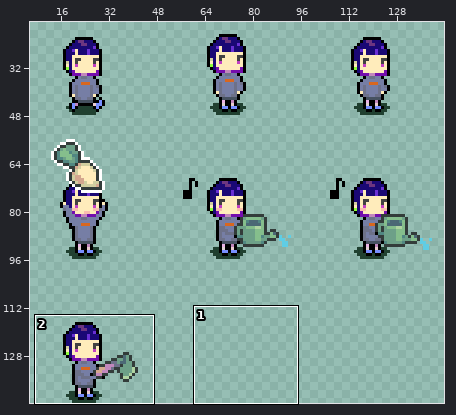
Sprite sheet: scene/Player/player.png. The picture above shows the old version from afar; the outline marks the close-up.
Close-up. Old version:
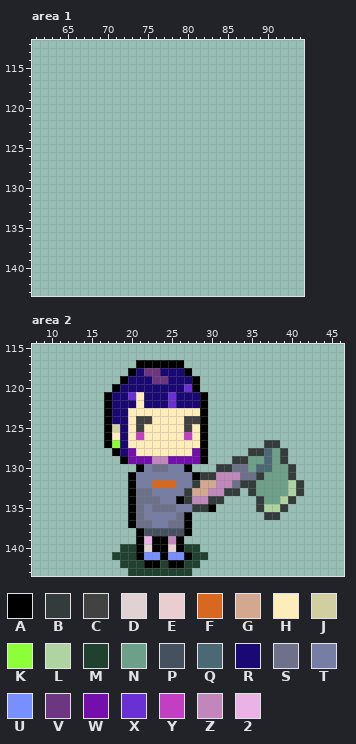
The file is 144x144 pixels. Shown: area 1: x 61..94, y 112..143; area 2: x 8..46, y 115..143. The wide view leaves out empty margins. The commit also changed other parts of the picture, which this record leaves out.
Palette (. is transparent): A #000000  B #333c3a  C #434242  D #e0d1d3  E #e9cdcf  F #d8671f  G #d4a78f  H #ffecbb  J #d1cea0  K #8dff39  L #afd3a1  M #204030  N #6da088  P #465160  Q #4b6875  R #1a0875  S #6d7189  T #767ea5  U #788fff  V #6d3680  W #740ead  X #6a30d4  Y #c23fc4  Z #c187bc  2 #eab3e5
Pixels before, area 2, first column x 17:
117 ....AAAAAA...............
118 ...ARVVRRRA..............
119 ..ARRRVVRRRA.............
120 .ARRRRRRRRXA.............
121 ARRXHRRRXRRRA............
122 ARRRHRRRXRRRA............
123 ARRHHHHHHHHHA............
124 ARRHCCHHHHCCA............
125 AJRHCHHHHHCHA............
126 AHRHYHHHHHYHA............
127 AKRHHHHHHHHHA.......BB...
128 .ARWHHHHHHHWA.....BBQNB..
129 ..AWWWZZWWWWA...BBNNQNB..
130 ....ATSSTTA...BBSSNQQNNB.
131 ...ATTTTTTTABBZZZSSBNNNB.
132 ...ATTFFFTTBGGZZSBBNNNNLB
133 ...ASSTTTTBGGZZBB.BNNNNLB
134 ...ASSSTTABZZBB....BNNLB.
135 ...ASTSSSTTBBA.....BLLB..
136 ...ASTTTTSA.........BB...
137 ...ASSTTSSA..............
138 ....APPPPPA..............
139 ....A2AAZA...............
140 ..MMADAAEAMM.............
141 .MMMAUUAUUAMM............
142 ..MMMAAMAAMM.............
143 ...MMMMMMMM..............
After the commit:
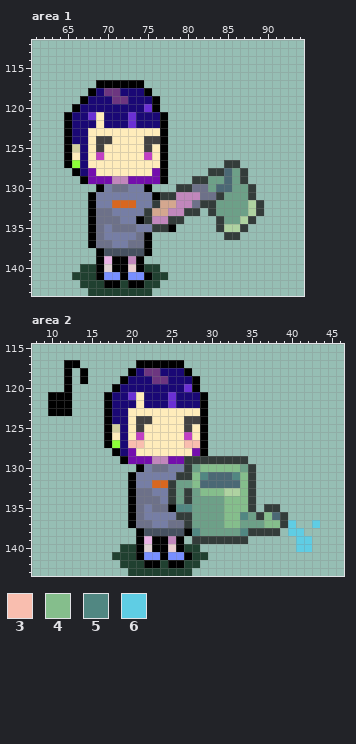
Colours new in this view: 3 #f9beaf  4 #85be8c  5 #518782  6 #5fcde4
Change:
{"where": "area 1"}
{"y":117,"x":69,"old":"......","new":"AAAAAA"}
{"y":118,"x":68,"old":"........","new":"ARVVRRRA"}
{"y":119,"x":67,"old":"..........","new":"ARRRVVRRRA"}
{"y":120,"x":66,"old":"...........","new":"ARRRRRRRRXA"}
{"y":121,"x":65,"old":".............","new":"ARRXHRRRXRRRA"}
{"y":122,"x":65,"old":".............","new":"ARRRHRRRXRRRA"}
{"y":123,"x":65,"old":".............","new":"ARRHHHHHHHHHA"}
{"y":124,"x":65,"old":".............","new":"ARRHCCHHHHCCA"}
{"y":125,"x":65,"old":".............","new":"AJRHCHHHHHCHA"}
{"y":126,"x":65,"old":".............","new":"AHRHYHHHHHYHA"}
{"y":127,"x":65,"old":".............","new":"AKRHHHHHHHHHA"}
{"y":127,"x":85,"old":"..","new":"BB"}
{"y":128,"x":66,"old":"............","new":"ARWHHHHHHHWA"}
{"y":128,"x":83,"old":".....","new":"BBQNB"}
{"y":129,"x":67,"old":"...........","new":"AWWWZZWWWWA"}
{"y":129,"x":81,"old":".......","new":"BBNNQNB"}
{"y":130,"x":69,"old":".......","new":"ATSSTTA"}
{"y":130,"x":79,"old":"..........","new":"BBSSNQQNNB"}
{"y":131,"x":68,"old":".....................","new":"ATTTTTTTABBZZZSSBNNNB"}
{"y":132,"x":68,"old":"......................","new":"ATTFFFTTBGGZZSBBNNNNLB"}
{"y":133,"x":68,"old":"..............","new":"ASSTTTTBGGZZBB"}
{"y":133,"x":83,"old":".......","new":"BNNNNLB"}
{"y":134,"x":68,"old":"............","new":"ASSSTTABZZBB"}
{"y":134,"x":84,"old":".....","new":"BNNLB"}
{"y":135,"x":68,"old":"...........","new":"ASTSSSTTBBA"}
{"y":135,"x":84,"old":"....","new":"BLLB"}
{"y":136,"x":68,"old":"........","new":"ASTTTTSA"}
{"y":136,"x":85,"old":"..","new":"BB"}
{"y":137,"x":68,"old":"........","new":"ASSTTSSA"}
{"y":138,"x":69,"old":".......","new":"APPPPPA"}
{"y":139,"x":69,"old":"......","new":"A2AAZA"}
{"y":140,"x":67,"old":"..........","new":"MMADAAEAMM"}
{"y":141,"x":66,"old":"............","new":"MMMAUUAUUAMM"}
{"y":142,"x":67,"old":"..........","new":"MMMAAMAAMM"}
{"y":143,"x":68,"old":"........","new":"MMMMMMMM"}
{"where": "area 2"}
{"y":117,"x":12,"old":"..","new":"AA"}
{"y":118,"x":12,"old":".","new":"A"}
{"y":118,"x":14,"old":".","new":"A"}
{"y":119,"x":12,"old":".","new":"A"}
{"y":119,"x":14,"old":".","new":"A"}
{"y":120,"x":12,"old":".","new":"A"}
{"y":121,"x":10,"old":"...","new":"AAA"}
{"y":122,"x":10,"old":"...","new":"AAA"}
{"y":123,"x":10,"old":"...","new":"AAA"}
{"y":127,"x":20,"old":"HH","new":"33"}
{"y":127,"x":27,"old":"HH","new":"33"}
{"y":127,"x":37,"old":"BB","new":".."}
{"y":128,"x":35,"old":"BBQNB","new":"....."}
{"y":129,"x":27,"old":"WWA...","new":"BBBBBB"}
{"y":129,"x":35,"old":"NNQNB","new":"....."}
{"y":130,"x":27,"old":"A...BBSSNQQNNB","new":"BN44444NB....."}
{"y":131,"x":26,"old":"TTABBZZZSSBNNNB","new":"BB45QQQ54B....."}
{"y":132,"x":25,"old":"FTTBGGZZSB","new":"BNN4QQQQQ4"}
{"y":132,"x":36,"old":"NNNNLB","new":"......"}
{"y":133,"x":25,"old":"TT","new":"BN"}
{"y":133,"x":28,"old":"GGZZBB.","new":"N444LL4"}
{"y":133,"x":36,"old":"NNNNLB","new":"......"}
{"y":134,"x":25,"old":"TA","new":"BN"}
{"y":134,"x":28,"old":"ZZBB....BNNLB","new":"NNNN444B....."}
{"y":135,"x":25,"old":"STTBBA.....BLLB","new":"A55NNNN444B.BB."}
{"y":136,"x":26,"old":"SA.........BB.","new":"BBNNNN445NB4QB"}
{"y":137,"x":27,"old":"A.............","new":"BNNNN44NNN44B6"}
{"y":137,"x":43,"old":".","new":"6"}
{"y":138,"x":28,"old":"...........","new":"5NNNNN5BBBB"}
{"y":138,"x":40,"old":"..","new":"66"}
{"y":139,"x":28,"old":".......","new":"BBBBBBB"}
{"y":139,"x":41,"old":"..","new":"66"}
{"y":140,"x":41,"old":"..","new":"66"}
